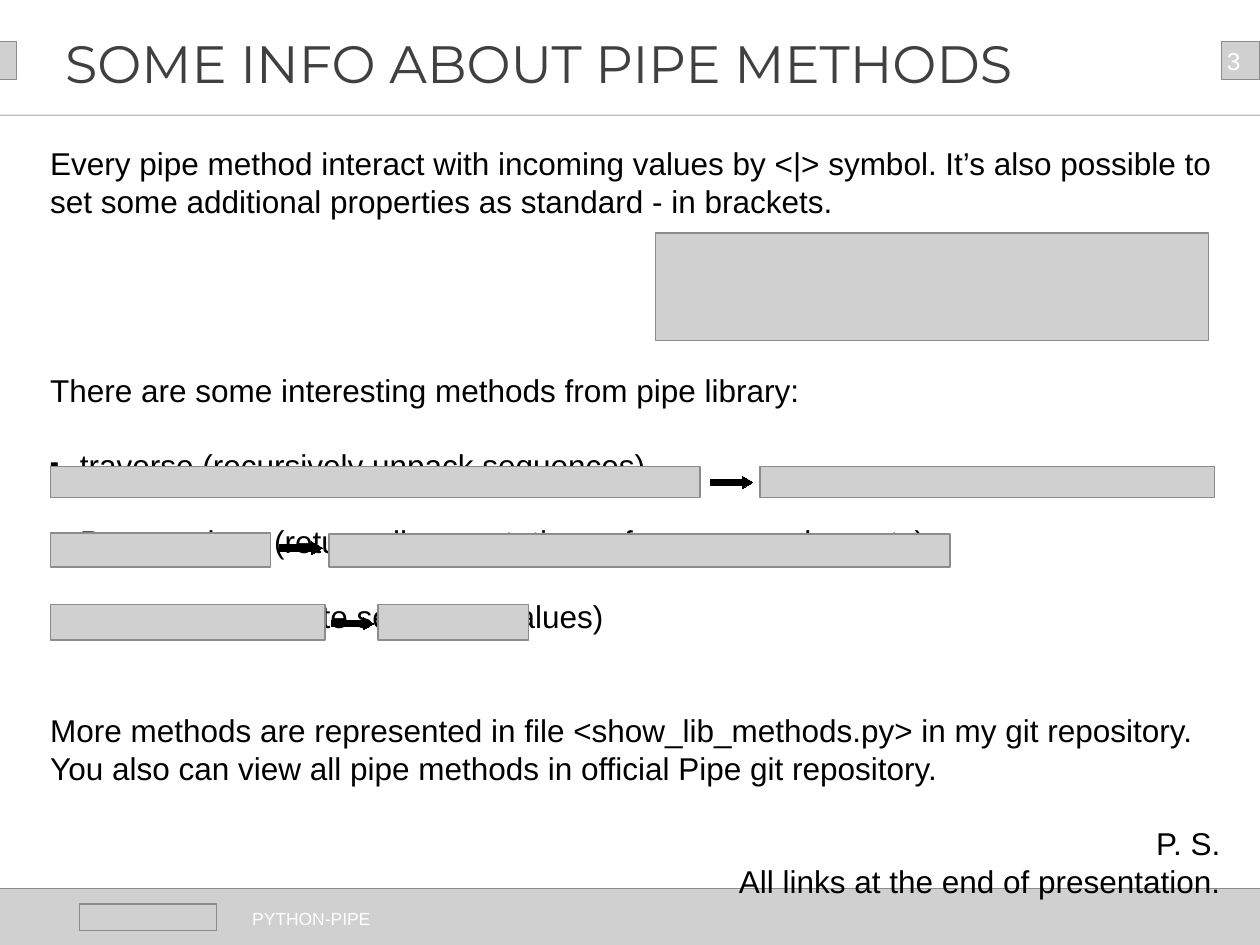
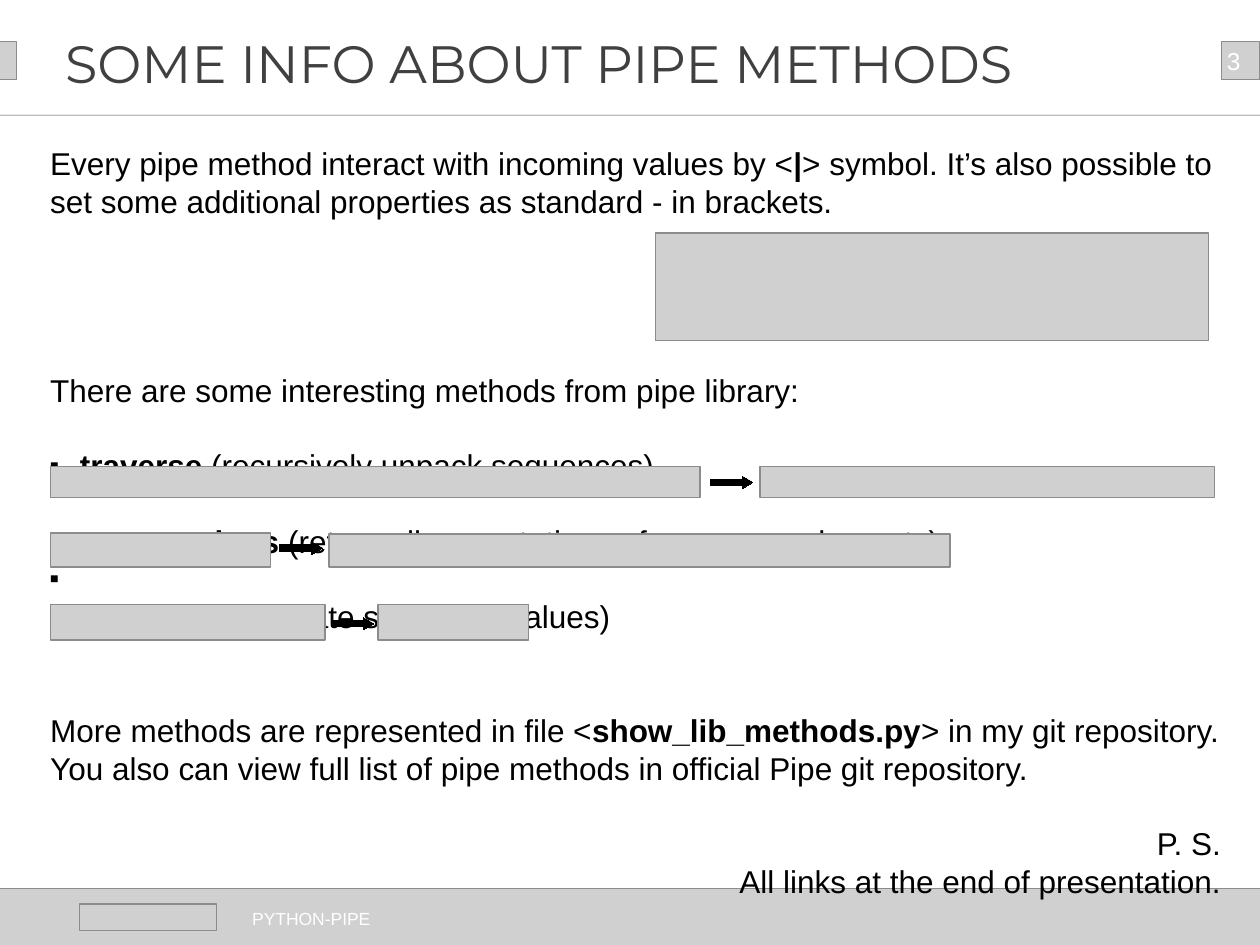
Before and after one commit to Zomba4okk/PipeGuide, a slide deck: slide 3 of PresentationiTechArtPythonPipe.odp. Drawn at 1260x945 pixels with LibreOffice and Linux fonts; fonts in the diff are those of the drawing; grey boxes stand for pictures. Boxes give left, top, right and bottom in pixels: in the first picture for what was removed or moved away, otherwise in the second. Text is boxed around its words. In the diff, an @@ line names an element or a change of style, - is before the commit and + after.

```diff
--- a/PresentationiTechArtPythonPipe.odp
+++ b/PresentationiTechArtPythonPipe.odp
@@ text at (x1=50, y1=152, x2=1219, y2=748): bold on in "<|>", "traverse", "dedup", "<show_lib_methods.py>" @@
@@ text at (x1=80, y1=528, x2=939, y2=559): text changed @@
-■ Permutations (return all permutations of sequence elements)
+■ permutations (return all permutations of sequence elements)
@@ text at (x1=50, y1=757, x2=1028, y2=786): text changed @@
-You also can view all pipe methods in official Pipe git repository.
+You also can view full list of pipe methods in official Pipe git repository.
```
Also in this commit, not shown: 2 other slides changed.
